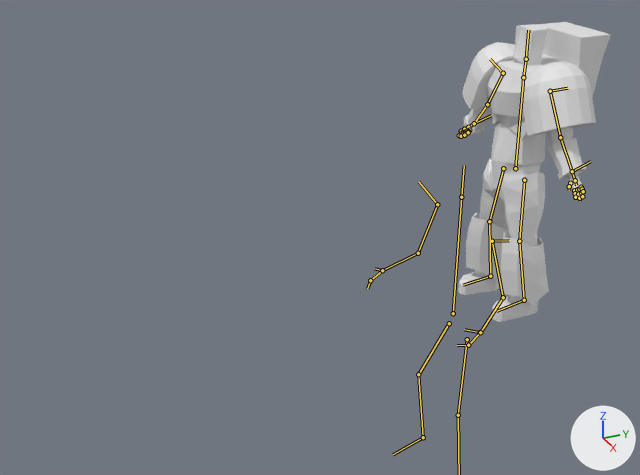
The Blender file 3DModel_Warhammer/Building/astartes/new/astartes.blend: old version first, new version second.
Before and after are seen from a 50 mm lens placed at (6.09, -4.48, 4.1), pointed at (0.03, -1.76, 1.07). Arrows for +X, +Y and +Z are at lower right; the lights stay in place. The bones that bend it are drawn over the model as lines.

Objects in the first picture: 'astartes'.
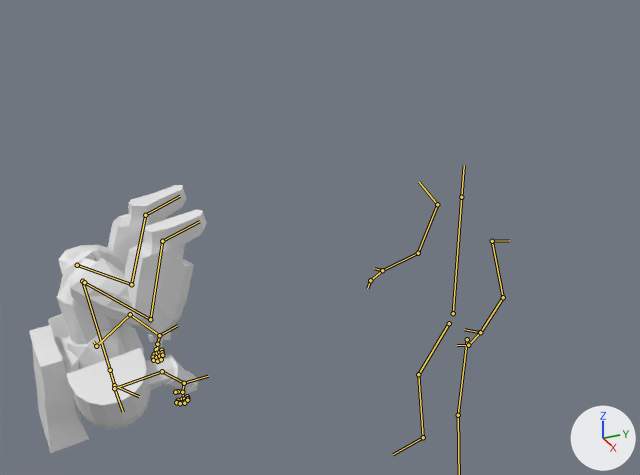
The newer file adds an action. The first version stands in its rest pose; the second is drawn at frame 18 of the action 'Jump_End'.

Boxes [x1, y1, x2, y2] around the edits, measured in the pictures (640 x 475 px):
'astartes', posed (15% wider, 11% shorter)
    before: [457, 22, 611, 322]
    after: [29, 185, 207, 453]
bone 'Body', root to tip
    before: (515, 168) to (523, 77)
    after: (82, 281) to (110, 370)
bone 'Head', root to tip
    before: (526, 59) to (528, 30)
    after: (114, 385) to (139, 396)
bone 'Hand.L', root to tip
    before: (560, 137) to (572, 171)
    after: (162, 371) to (184, 383)
bone 'Hand.R', root to tip
    before: (487, 104) to (474, 123)
    after: (130, 314) to (159, 335)
bone 'IKH.L', root to tip
    before: (572, 171) to (590, 161)
    after: (184, 383) to (208, 376)
bone 'Finger_1.L.001', root to tip
    before: (570, 183) to (569, 186)
    after: (178, 391) to (175, 392)
bone 'Finger_2.L', root to tip
    before: (574, 190) to (575, 193)
    after: (178, 400) to (177, 402)
bone 'Finger_2.L.001', root to tip
    before: (575, 193) to (575, 197)
    after: (177, 402) to (176, 402)
bone 'Finger_3.L.001', root to tip
    before: (578, 194) to (579, 198)
    after: (181, 402) to (180, 403)
bone 'Finger_4.L.001', root to tip
    before: (581, 193) to (582, 196)
    after: (185, 401) to (184, 403)
bone 'IKH.R', root to tip
    before: (474, 123) to (491, 115)
    after: (159, 335) to (177, 325)
bone 'Finger_1.R', root to tip
    before: (464, 129) to (461, 131)
    after: (156, 349) to (156, 354)
bone 'Finger_2.R.001', root to tip
    before: (460, 134) to (459, 135)
    after: (153, 357) to (153, 360)
bone 'Finger_3.R.001', root to tip
    before: (463, 134) to (461, 136)
    after: (156, 357) to (157, 361)
bone 'Finger_4.R.001', root to tip
    before: (465, 133) to (464, 135)
    after: (159, 356) to (161, 359)
bone 'Finger_5.R.002', root to tip
    before: (468, 132) to (467, 133)
    after: (162, 355) to (163, 356)

What the commit changed:
Bone 'Body' (bone_body) moves from (0.0, 0.0, 0.0) to (0.0, -0.379, 5.081).
Bone 'Body' (bone_body) turns from (0, 0, 0) to (-171, 0, 0) degrees about its own x, y and z.
Bone 'Head' (bone_head) turns from (0, 0, 0) to (40, -3, 1) degrees about its own x, y and z.
Bone 'Hand.L' (bone_hand_l) turns from (0, 0, 0) to (3, -13, -61) degrees about its own x, y and z.
Bone 'Hand.R' (bone_hand_r) turns from (0, 0, 0) to (-20, -10, -163) degrees about its own x, y and z.
Bone 'IK.L' (bone_ik_l) moves from (0.0, 0.0, 0.0) to (0.0, -3.481, 3.126).
Bone 'IK.L' (bone_ik_l) turns from (0, 0, 0) to (-167, 0, 0) degrees about its own x, y and z.
Bone 'Knee.L' (bone_knee_l) moves from (0.0, 0.0, 0.0) to (0.0, 0.752, 2.887).
Bone 'Knee.L' (bone_knee_l) turns from (0, 0, 0) to (139, 0, 0) degrees about its own x, y and z.
Bone 'IKH.L' (bone_ikh_l) moves from (0.0, 0.0, 0.0) to (-0.638, -4.615, -0.449).
Bone 'IKH.L' (bone_ikh_l) turns from (0, 0, 0) to (-8, 48, -21) degrees about its own x, y and z.
Bone 'Finger_1.L.001' (bone_finger_1_l_001) moves from (0.0, 0.0, 0.0) to (0.007, -0.008, -0.038).
Bone 'Finger_1.L.001' (bone_finger_1_l_001) turns from (0, 0, 0) to (-54, 37, -54) degrees about its own x, y and z.
Bone 'Finger_2.L' (bone_finger_2_l) moves from (0.0, 0.0, 0.0) to (0.001, 0.002, -0.003).
Bone 'Finger_2.L' (bone_finger_2_l) turns from (0, 0, 0) to (-13, 4, -1) degrees about its own x, y and z.
Bone 'Finger_2.L.001' (bone_finger_2_l_001) turns from (0, 0, 0) to (-25, 11, -3) degrees about its own x, y and z.
Bone 'Finger_3.L.001' (bone_finger_3_l_001) turns from (0, 0, 0) to (-29, 11, -3) degrees about its own x, y and z.
Bone 'Finger_4.L.001' (bone_finger_4_l_001) turns from (0, 0, 0) to (-18, 7, -5) degrees about its own x, y and z.
Bone 'IK.R' (bone_ik_r) moves from (0.0, 0.0, 0.0) to (0.0, -3.467, 3.116).
Bone 'IK.R' (bone_ik_r) turns from (0, 0, 0) to (-168, 0, 0) degrees about its own x, y and z.
Bone 'Knee.R' (bone_knee_r) moves from (0.0, 0.0, 0.0) to (0.0, 0.752, 2.887).
Bone 'Knee.R' (bone_knee_r) turns from (0, 0, 0) to (139, 0, 0) degrees about its own x, y and z.
Bone 'IKH.R' (bone_ikh_r) moves from (0.0, 0.0, 0.0) to (0.611, -4.603, -0.42).
Bone 'IKH.R' (bone_ikh_r) turns from (0, 0, 0) to (-14, -41, 32) degrees about its own x, y and z.
Bone 'Finger_1.R' (bone_finger_1_r) moves from (0.0, 0.0, 0.0) to (-0.052, 0.005, -0.029).
Bone 'Finger_1.R' (bone_finger_1_r) turns from (0, 0, 0) to (-31, -34, 40) degrees about its own x, y and z.
Bone 'Finger_2.R.001' (bone_finger_2_r_001) turns from (0, 0, 0) to (33, -8, 13) degrees about its own x, y and z.
Bone 'Finger_3.R.001' (bone_finger_3_r_001) turns from (0, 0, 0) to (41, -11, 6) degrees about its own x, y and z.
Bone 'Finger_4.R.001' (bone_finger_4_r_001) turns from (0, 0, 0) to (29, -10, -13) degrees about its own x, y and z.
Bone 'Finger_5.R.002' (bone_finger_5_r_002) turns from (0, 0, 0) to (27, -11, -18) degrees about its own x, y and z.
